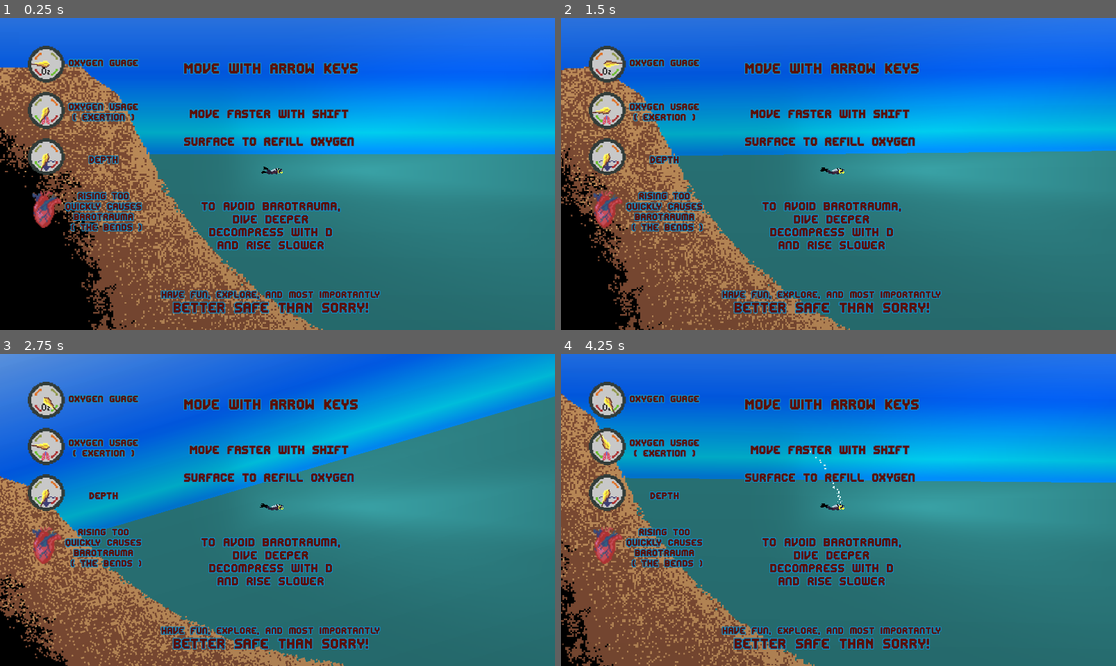
Above: before the commit, frames 1-4 (two rows, left to right).
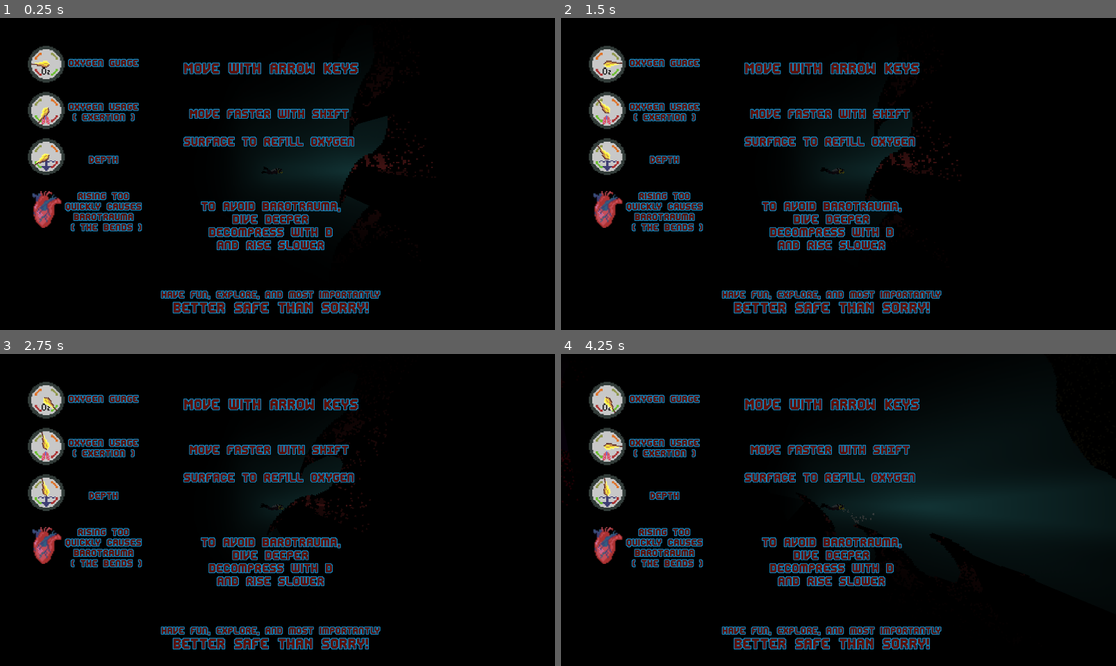
Above: after the commit, the same moments.

Repository: BrothersChimes/aphosis
Game: Godot game, scene res://Main.tscn
Same seed, same stepped clock (60 frames per second), same inputs: the game is played once before the commit and once after it.
Inputs:
- Up to frame 1 (0.25 s): no input
- Up to frame 2 (1.5 s): hold Right (right_button) 0.53-1.28 s; hold Space (sprint) 0.53-1.28 s; hold Down (down_button) from 1.28 s (still down); tap D (decompress) at 1.35 s
- Up to frame 3 (2.75 s): tap Space (sprint) at 1.55 s; release Down (down_button) at 2.03 s; hold Right (right_button) from 2.03 s (still down); hold Space (sprint) from 2.03 s (still down)
- Up to frame 4 (4.25 s): release Right (right_button) at 2.78 s; release Space (sprint) at 2.78 s; hold Up (up_button) 2.78-3.53 s; tap Space (sprint) at 2.85, 3.8 s; hold Left (left_button) from 3.53 s (still down); hold D (decompress) from 3.53 s (still down)

The runs differ from the first frame. In frame 1, 83% of the frame differs, in the area x 0-100%, y 0-100%; in frame 2, 87%; in frame 3, 89%; in frame 4, 90%.

Commit message:
added relics and missing divers

Diff:
--- a/Main.gd
+++ b/Main.gd
@@ -52,6 +52,7 @@
 
 var has_madskull = false;
 var has_numbskull = false;
+var has_anti = false
 func _on_relic_entered(relic):
 	print("got ", relic.relic_type)
 	if relic.relic_type == "madskull" and not has_madskull:
@@ -65,6 +66,17 @@
 		print('player is getting skull')
 		show_relic_text("RELIC FOUND", "Horrifically Deformed Giant Skull", "Reduces Barotrauma", "Nothing could break free from a skull so thick! Not even ideas.")
 		player.has_numbskull = true
+	if relic.relic_type == "anti" and not has_anti:
+		has_anti = true
+		show_relic_text("RELIC FOUND", "Antikythera", "Increases Movement Speed", "A curious artifact, an antiquated diving helm in a much larger size.")
+		player.thrust += 2500
+		player.max_speed += 100
+		player.sprint_thrust += 25000
+		player.sprint_max_speed += 100
+	if relic.relic_type == "deaddiver":
+		show_relic_text("FELLOW DIVER FOUND", "Robert Parr", "A sad state of affairs", "In his final moments, running out of O2, he chose to dive deeper and make one last discovery...")
+
+
 	relic.despawn()
 	is_showing_relic = true
 	time_until_modulate_down = 20
--- a/Main.tscn
+++ b/Main.tscn
@@ -12,7 +12,9 @@
 [ext_resource type="Texture2D" uid="uid://c3jcr7dwovsds" path="res://Assets/redhazemask.png" id="8_wsi7p"]
 [ext_resource type="PackedScene" uid="uid://nsvjajtkaqe4" path="res://map.tscn" id="10_8pq5e"]
 [ext_resource type="PackedScene" uid="uid://batj6suhgdcoy" path="res://relic.tscn" id="12_owyi0"]
+[ext_resource type="Texture2D" uid="uid://dlyndnek6hvg" path="res://Assets/artifacts/antikythera.png" id="13_2fa7o"]
 [ext_resource type="Texture2D" uid="uid://i64lwc2asj58" path="res://Assets/artifacts/skully.png" id="13_u5gmu"]
+[ext_resource type="Texture2D" uid="uid://bg1xn0xto2dnc" path="res://Assets/decor/skeleton3.png" id="15_axpkj"]
 
 [sub_resource type="Gradient" id="Gradient_0hivh"]
 offsets = PackedFloat32Array(0, 0.0476684, 0.2, 0.813471)
@@ -59,7 +61,7 @@
 texture = SubResource("GradientTexture2D_62yqm")
 
 [node name="Player" parent="." instance=ExtResource("2_i4oek")]
-position = Vector2(1967, 43)
+position = Vector2(9599, 4097)
 rotation = 1.5708
 
 [node name="Camera2D" type="Camera2D" parent="Player"]
@@ -142,6 +144,19 @@
 position = Vector2(3746, 2407)
 relic_type = "madskull"
 
+[node name="Anti" parent="Relics" instance=ExtResource("12_owyi0")]
+position = Vector2(4541, 5912)
+relic_type = "anti"
+
+[node name="CollisionShape2D" parent="Relics/Anti/StaticBody2D" index="0"]
+scale = Vector2(1.8, 1.8)
+
+[node name="CollisionShape2D" parent="Relics/Anti/Area2D" index="0"]
+scale = Vector2(1.8, 1.8)
+
+[node name="Sprite2D" parent="Relics/Anti" index="2"]
+texture = ExtResource("13_2fa7o")
+
 [node name="NumbSkull" parent="Relics" instance=ExtResource("12_owyi0")]
 position = Vector2(1524, 3387)
 relic_type = "numbskull"
@@ -150,6 +165,14 @@
 scale = Vector2(0.5, 0.5)
 texture = ExtResource("13_u5gmu")
 
+[node name="deaddiver" parent="Relics" instance=ExtResource("12_owyi0")]
+position = Vector2(9462, 4276)
+rotation = 0.735743
+relic_type = "deaddiver"
+
+[node name="Sprite2D" parent="Relics/deaddiver" index="2"]
+texture = ExtResource("15_axpkj")
+
 [node name="Tutorial Bounds" type="Node2D" parent="."]
 
 [node name="Area2D" type="Area2D" parent="Tutorial Bounds"]
@@ -162,10 +185,16 @@
 
 [connection signal="relic_entered" from="Relics/MadSkull" to="." method="_on_relic_entered"]
 [connection signal="body_entered" from="Relics/MadSkull/Area2D" to="Relics/MadSkull" method="_on_area_2d_body_entered"]
+[connection signal="relic_entered" from="Relics/Anti" to="." method="_on_relic_entered"]
+[connection signal="body_entered" from="Relics/Anti/Area2D" to="Relics/Anti" method="_on_area_2d_body_entered"]
 [connection signal="relic_entered" from="Relics/NumbSkull" to="." method="_on_relic_entered"]
 [connection signal="body_entered" from="Relics/NumbSkull/Area2D" to="Relics/NumbSkull" method="_on_area_2d_body_entered"]
+[connection signal="relic_entered" from="Relics/deaddiver" to="." method="_on_relic_entered"]
+[connection signal="body_entered" from="Relics/deaddiver/Area2D" to="Relics/deaddiver" method="_on_area_2d_body_entered"]
 [connection signal="body_entered" from="Tutorial Bounds/Area2D" to="." method="_on_tutorial_bounds_entered"]
 
 [editable path="Skywall"]
 [editable path="Relics/MadSkull"]
+[editable path="Relics/Anti"]
 [editable path="Relics/NumbSkull"]
+[editable path="Relics/deaddiver"]
--- a/player.gd
+++ b/player.gd
@@ -6,16 +6,16 @@
 # Movement
 const rotation_speed = 9000
 const max_rotation_speed = 5.0
-const max_speed = 500.0
-const thrust = 12000
+var max_speed = 500.0
+var thrust = 12000
 const forward_friction = 4.0
 const sideways_friction = 120.0
 const max_friction = 60000.0
 
 const sprint_rotation_speed = 12000
 const sprint_max_rotation_speed = 5.0
-const sprint_max_speed = 500.0
-const sprint_thrust = 60000
+var sprint_max_speed = 500.0
+var sprint_thrust = 60000
 
 
 var current_angular_velocity: float = 0.0  # Custom angular velocity
--- a/relic.tscn
+++ b/relic.tscn
@@ -7,7 +7,7 @@
 radius = 16.0312
 
 [sub_resource type="CircleShape2D" id="CircleShape2D_ajubf"]
-radius = 28.0179
+radius = 23.0217
 
 [node name="Relic" type="Node2D"]
 script = ExtResource("1_6kmxb")
Not shown: 1 places in Main.tscn that only renumber resources
